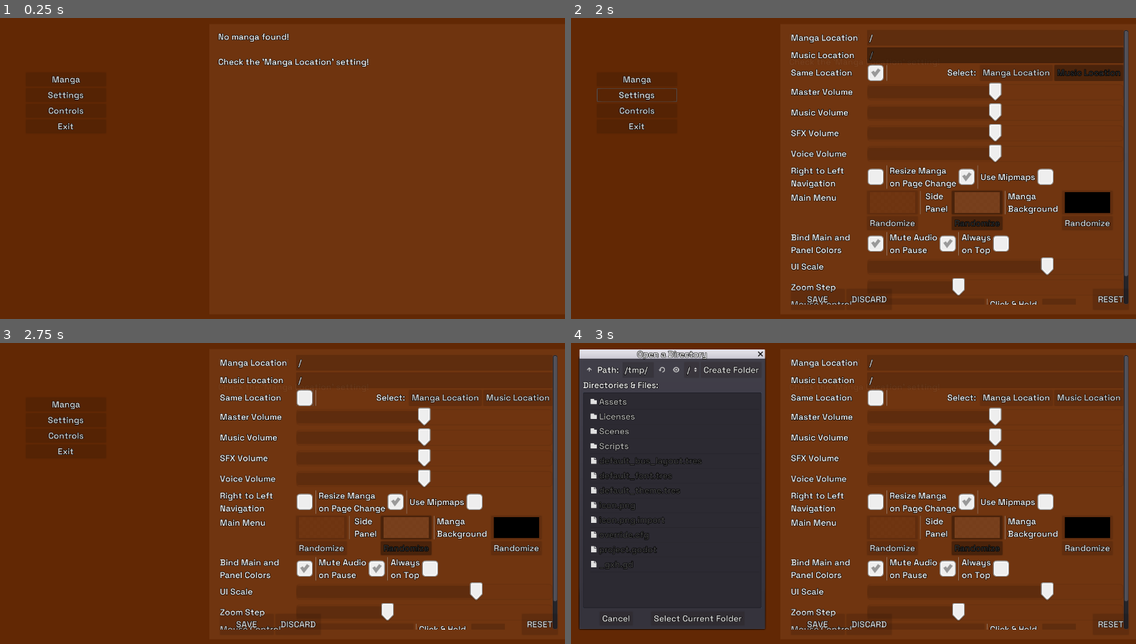
Above: before the commit, frames 1-4 (two rows, left to right).
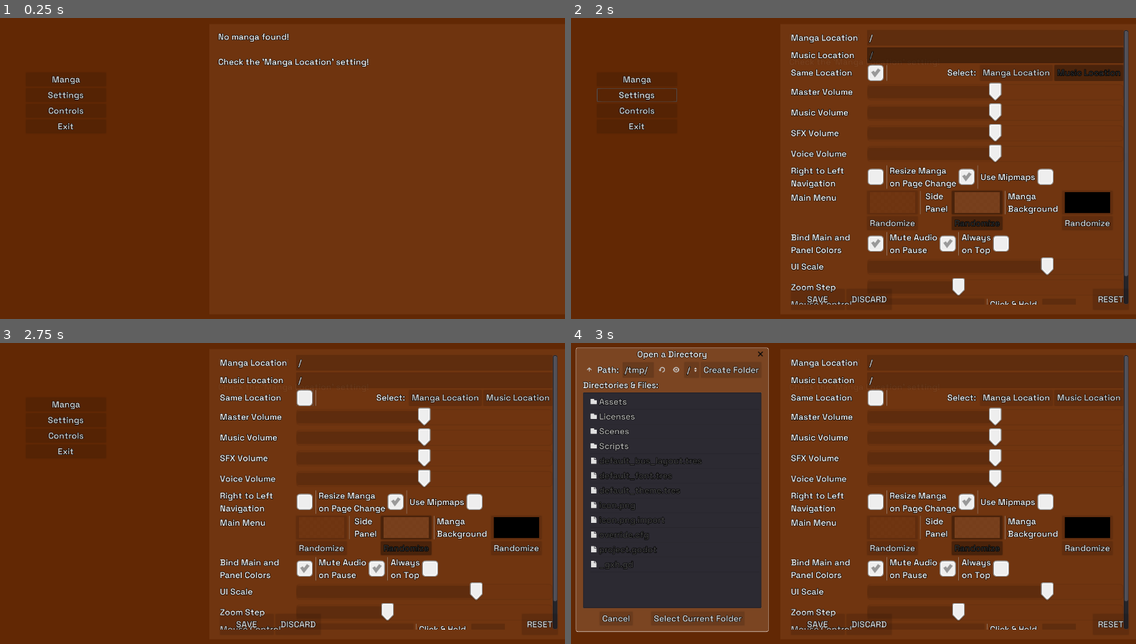
Above: after the commit, the same moments.

Repository: MrPoblin/Sound-Manga-Reader-Godot
Game: Godot game, scene res://Scenes/UI/Main.tscn
Two runs of this game, one before a commit and one after it. Both use one fixed random seed, a clock stepped at 60 frames per second and the inputs below. The engine's default icon, where the game draws it, is replaced by a stand-in: a white triangle on a blue panel in a dark square.
Inputs (mouse positions are in pixels of both pictures, inside the frame that each line leads up to):
- Up to frame 1 (0.25 s): no input
- Up to frame 2 (2 s): click "Manga" at 0.5 s; click "Settings" at 1.25 s
- Up to frame 3 (2.75 s): click (305, 397) at 2 s
- Up to frame 4 (3 s): click "Manga Location" at 2.75 s

Frames 1-3 are identical in both runs. In frame 4, 9.1% of the frame differs, in the area x 0-36%, y 1-97%.

Commit message:
WindowDialog

Diff:
--- a/Scripts/UI/Main.gd
+++ b/Scripts/UI/Main.gd
@@ -66,12 +66,13 @@
 		"Button": ["normal", "pressed", "hover", "disabled"],
 		"LineEdit": ["normal", "read_only"],
 		"HSlider": ["slider", "grabber_area", "grabber_area_highlight"],
-		"TabContainer": ["panel", "tab_bg", "tab_fg"]
+		"TabContainer": ["panel", "tab_bg", "tab_fg"],
+		"WindowDialog": ["panel"]
 	}
 	for styleType in styleboxData:
 		for styleItem in styleboxData[styleType]:
 			var styleEdit = currentTheme.get_stylebox(styleItem, styleType)
-			if(styleType == "TabContainer" && styleItem == "panel" || styleItem == "tab_fg"):
+			if(styleItem == "panel" || styleItem == "tab_fg"):
 				styleEdit.bg_color = modulateColor.lightened(0.08)
 				styleEdit.bg_color.a = modulateColor.a + 0.8
 				continue
--- a/default_theme.tres
+++ b/default_theme.tres
@@ -257,6 +257,27 @@
 bg_color = Color( 1, 1, 1, 1 )
 corner_radius_top_left = 3
 corner_radius_top_right = 3
+expand_margin_left = 8.0
+expand_margin_right = 8.0
+expand_margin_top = 2.0
+expand_margin_bottom = 2.0
+
+[sub_resource type="StyleBoxFlat" id=84]
+bg_color = Color( 0.901961, 0.901961, 0.901961, 1 )
+border_width_left = 1
+border_width_top = 1
+border_width_right = 1
+border_width_bottom = 1
+border_color = Color( 1, 1, 1, 1 )
+border_blend = true
+corner_radius_top_left = 4
+corner_radius_top_right = 4
+corner_radius_bottom_right = 4
+corner_radius_bottom_left = 4
+expand_margin_left = 8.0
+expand_margin_right = 8.0
+expand_margin_top = 24.0
+expand_margin_bottom = 6.0
 
 [resource]
 default_font = ExtResource( 1 )
@@ -284,3 +305,4 @@
 TabContainer/styles/tab_fg = SubResource( 75 )
 TooltipLabel/colors/font_color = Color( 1, 1, 1, 1 )
 WindowDialog/colors/title_color = Color( 1, 1, 1, 1 )
+WindowDialog/styles/panel = SubResource( 84 )
Not shown: 17 places in default_theme.tres that only renumber resources
